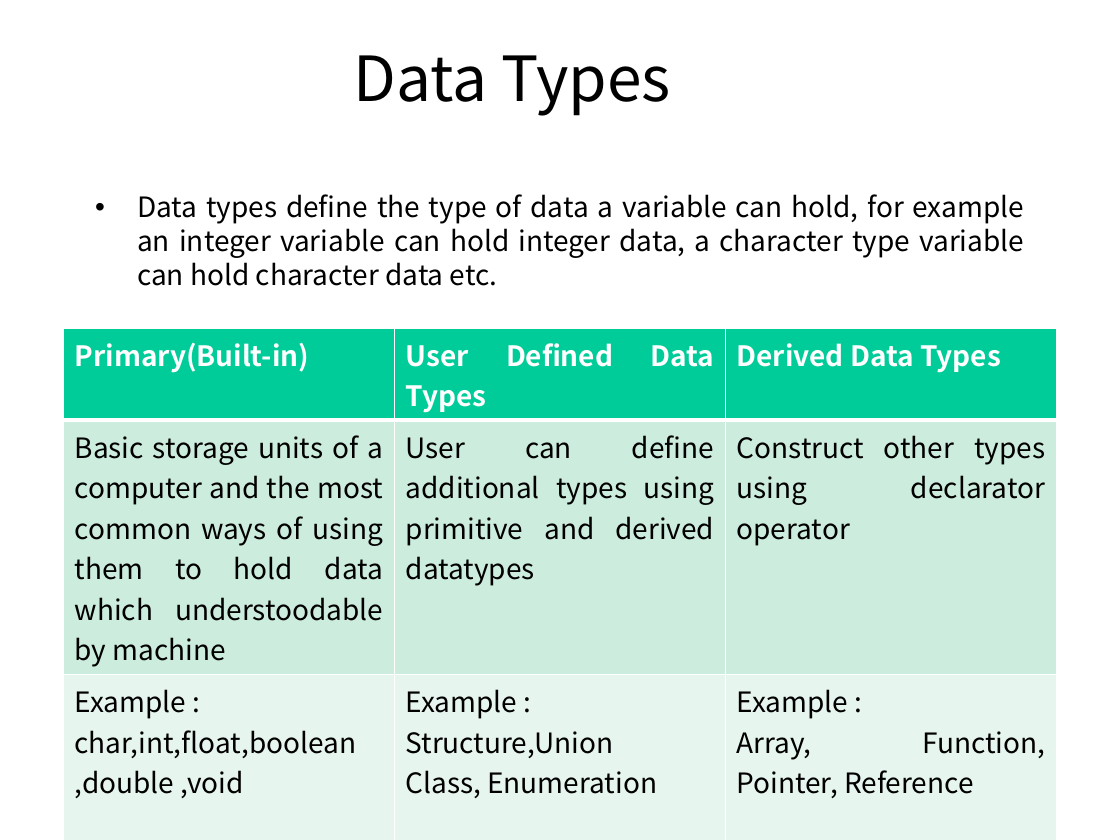
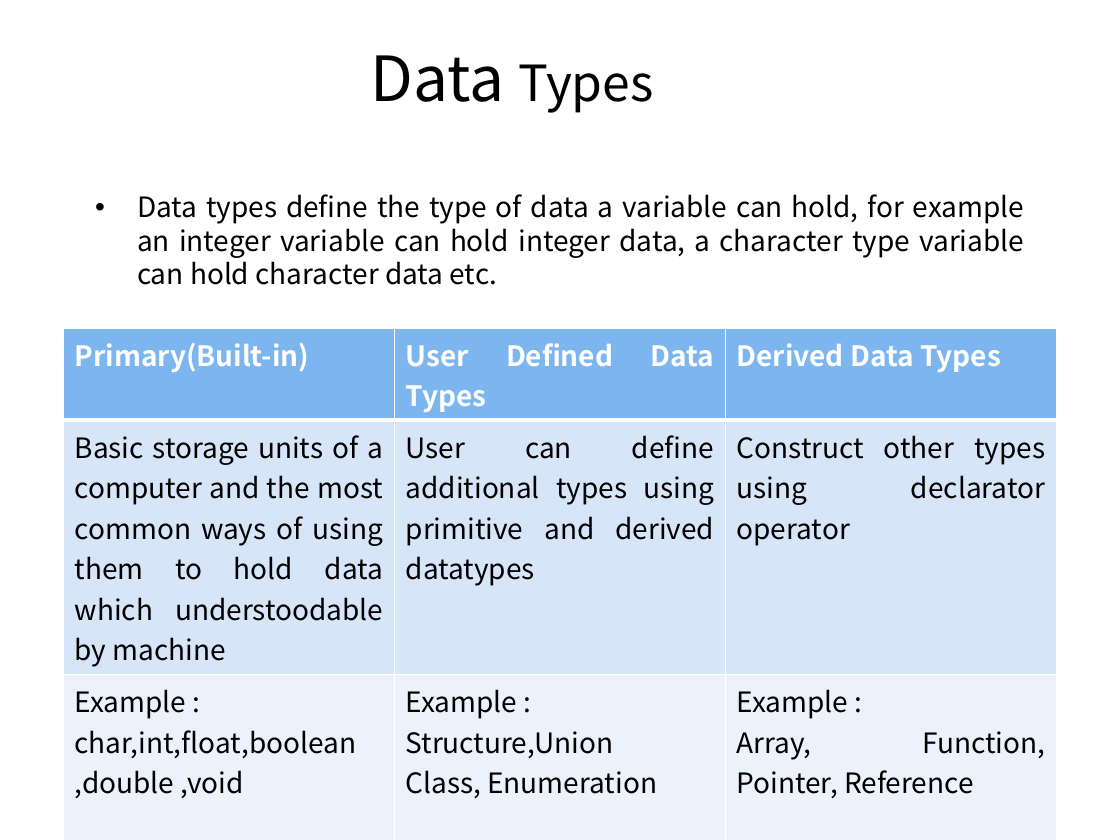
Before and after one commit to pankajfri/Training-Materials, a slide deck: slide 9 of Objected Oriented Programming Concepts Using C++ & Data Structures/Session-1.pptx. Drawn at 1120x840 pixels with LibreOffice and Linux fonts; fonts in the diff are those of the drawing; background and template pictures are left out. Boxes give left, top, right and bottom in pixels: in the first picture for what was removed or moved away, otherwise in the second. Text is boxed around its words. In the diff, an @@ line names an element or a change of style, - is before the commit and + after.

```diff
--- a/Objected Oriented Programming Concepts Using C++ & Data Structures/Session-1.pptx
+++ b/Objected Oriented Programming Concepts Using C++ & Data Structures/Session-1.pptx
@@ title "Data Types" at bbox=[370, 55, 654, 113]: size 40 to 32 pt in "Types" @@
@@ table at bbox=[64, 328, 1058, 824] @@
@@ fill #00CC99 to #7DB6EF in row 1 @@
@@ fill #CCECDE to #D7E5F9 in row 2 @@
@@ fill #E7F6EF to #ECF3FC in row 3 @@
```
Also in this commit, not shown: 15 other slides changed, 14 slides added, 3 other files.
